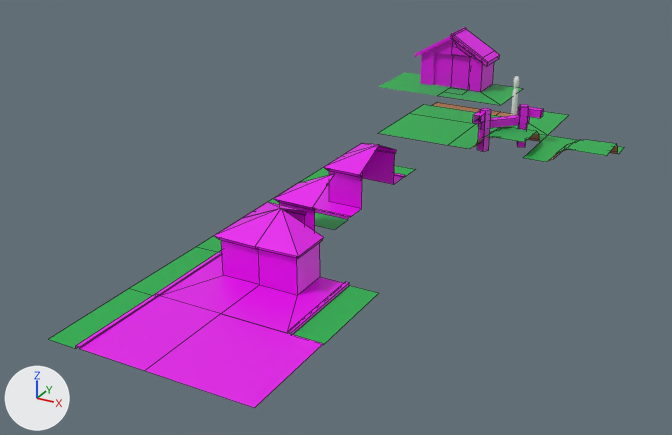
Renders of the Blender file Art/Tiles/Tiles.blend from each side of a commit.
Camera for both pictures: a camera (50 mm lens) standing at (5.2, -10.6, 3.94) and looking at (0.52, -2.1, -0.31). Every picture has the same lights, and +X, +Y and +Z are marked at lower left. Mesh edges are drawn as thin lines on the coarser meshes.

The scene before the commit, as lines of its bpy script (objects in view):
```python
me_plane = bpy.data.meshes.new('Plane')
me_plane.from_pydata(...)  # 4 vertices, 1 face; spans x 0.0..1.0, y 0.0..1.0, z 0.0
me_plane.materials.append(mat_ubershader)
me_plane_001 = bpy.data.meshes.new('Plane.001')
me_plane_001.from_pydata(...)  # 10 vertices, 4 faces; spans x 0.0..1.0, y 0.0..1.0, z -0.1..0.0
me_plane_001.materials.append(mat_ubershader)
me_plane_002 = bpy.data.meshes.new('Plane.002')
me_plane_002.from_pydata(...)  # 20 vertices, 13 faces; spans x 0.0..1.0, y 0.0..1.0, z -0.1..0.0
me_plane_002.materials.append(mat_ubershader)
ob_plane = bpy.data.objects.new('Plane', me_plane)
ob_plane.location = (0.0, 0.0, 0.0)
ob_plane_001 = bpy.data.objects.new('Plane.001', me_plane_001)
ob_plane_001.location = (0.0, 1.0, 0.0)
ob_plane_002 = bpy.data.objects.new('Plane.002', me_plane_002)
ob_plane_002.location = (1.0, 1.0, 0.0)
# also in view: 'Obstacle barrier corner' at (1.5, 0.5, 0.22); 'Obstacle corner' at (2.5, 0.5, 0.1); 'cottage corner' at (0.5, -1.5, 0.31); 'cottage corner to paved' at (0.5, -4.5, 0.31); 'cottage corner to paved mirror' at (1.5, -4.5, 0.31)
```
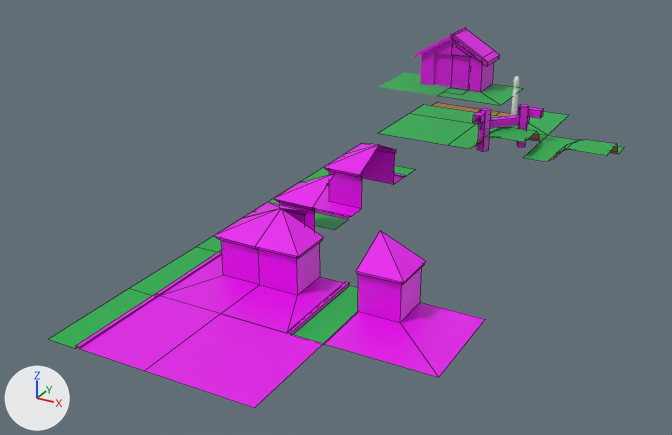
Commit message: Add another cottage bit

Patch to the scene script:
```diff
--- a/Art/Tiles/Tiles.blend.py
+++ b/Art/Tiles/Tiles.blend.py
@@ me_plane_016 @@
+me_plane_016.from_pydata(...)  # 16 vertices, 10 faces; spans x 0.0..1.0, y 0.0..1.0, z 0.013..0.613
+me_plane_016.materials.append(mat_ubershader)
@@ ob_cottage_corner_to_paved_flat @@
+ob_cottage_corner_to_paved_flat = bpy.data.objects.new('cottage corner to paved flat', me_plane_016)
+ob_cottage_corner_to_paved_flat.location = (2.0, -5.0, 0.0)
```

Changed parts and their boxes [x1, y1, x2, y2] in the pictures (672 x 435 px):
'cottage corner to paved flat', added: after [324, 231, 485, 377]
